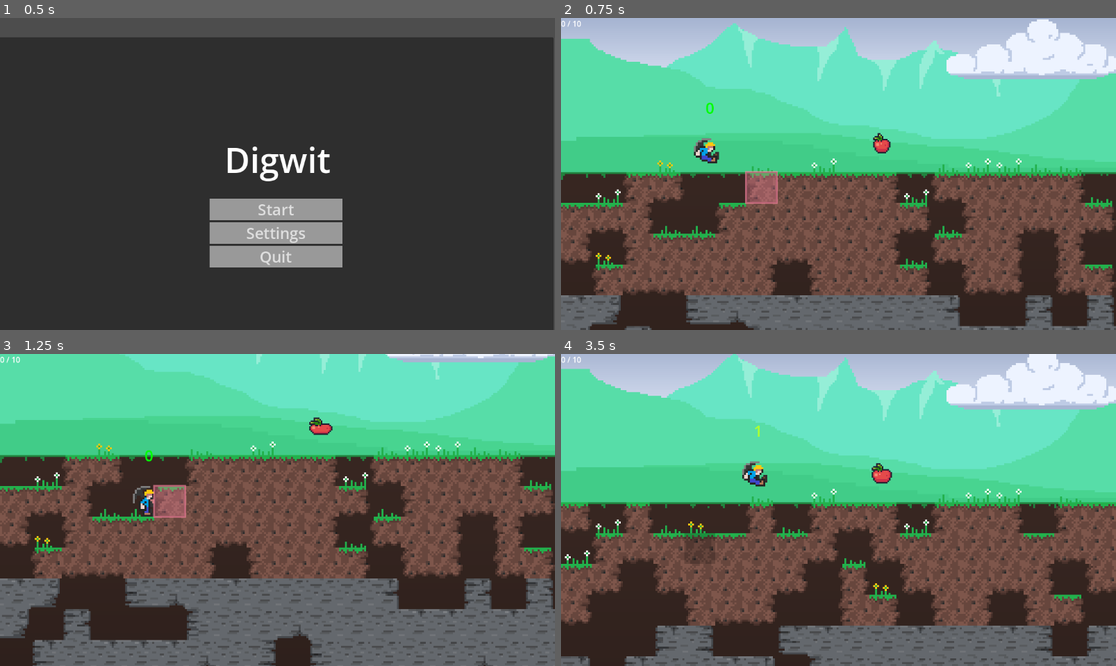
Above: before the commit, frames 1-4 (two rows, left to right).
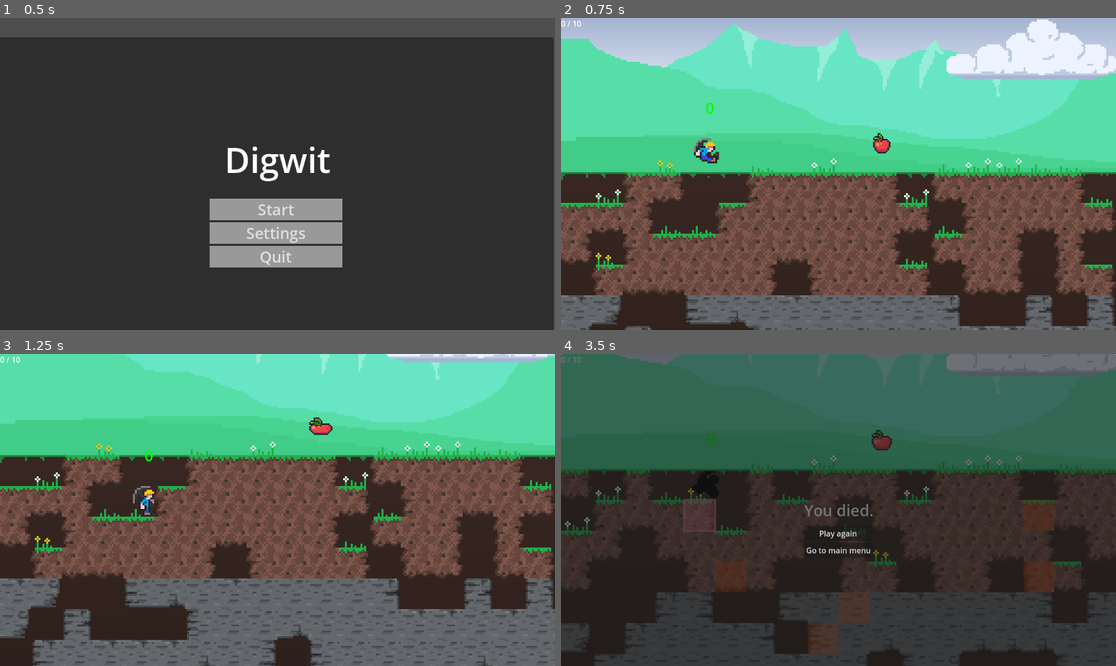
Above: after the commit, the same moments.

Repository: d-v-b/ld58
Game: Godot game, scene res://scenes/main_menu.tscn
The game is run twice, just before and just after one commit, with the same random seed, the same clock (stepped at 60 frames per second) and the same inputs.
Inputs (mouse positions are in pixels of both pictures, inside the frame that each line leads up to):
- Up to frame 1 (0.5 s): no input
- Up to frame 2 (0.75 s): click "Start" at 0.5 s
- Up to frame 3 (1.25 s): no input
- Up to frame 4 (3.5 s): move the mouse to (577, 363) at 1.27 s; hold D (move_right) 1.28-2 s; tap X (action_die) at 1.35 s; tap Space (action_jump) at 1.52, 3.02 s; click "Play again" at 2 s; move the mouse to (727, 525) at 2.77 s; hold D (move_right) from 2.78 s (still down); tap F (action_mine) at 2.85 s

Frame 1 is identical in both runs. In frame 2, 0.6% of the frame differs, in the area x 33-40%, y 48-60%; in frame 3, 0.6%; in frame 4, 87%, in the area x 0-100%, y 0-100%.

Commit message:
blocks have 2 hp

Diff:
--- a/Collector/scenes/mining_direction.tscn
+++ b/Collector/scenes/mining_direction.tscn
@@ -2,5 +2,5 @@
 
 [ext_resource type="Script" uid="uid://cuc4q54pydkmv" path="res://scripts/mining_direction.gd" id="1_gomnu"]
 
-[node name="MiningDirection" type="RayCast2D"]
+[node name="MiningDirection" type="Node2D"]
 script = ExtResource("1_gomnu")
--- a/Collector/scenes/player.tscn
+++ b/Collector/scenes/player.tscn
@@ -209,7 +209,6 @@
 default_color = Color(0.10200001, 0.3011999, 0.6, 0)
 
 [node name="MiningDirection" parent="." node_paths=PackedStringArray("block_selector") instance=ExtResource("2_g2els")]
-collision_mask = 4
 block_selector = NodePath("../MiningBlockSelector")
 
 [node name="MiningBlockSelector" parent="." instance=ExtResource("3_qhqgy")]
--- a/Collector/scripts/mining_blocks/standard.gd
+++ b/Collector/scripts/mining_blocks/standard.gd
@@ -2,5 +2,5 @@
 
 func _init(_world : World2D, world_position: Vector2, _tile_position: Vector2i) -> void:
 	super._init(_world, world_position, _tile_position)
-	health = 3
-	max_health = 3
+	health = 2
+	max_health = 2
--- a/Collector/scripts/mining_direction.gd
+++ b/Collector/scripts/mining_direction.gd
@@ -1,20 +1,44 @@
-extends RayCast2D
+extends Node2D
 
-@export var mining_length: int = 100
+@export var mining_range: float = 100.0
 @export var block_selector: MiningBlockSelector
 
 func _process(delta: float) -> void:
-	var mouse_pos := get_local_mouse_position()
-	target_position = mouse_pos.normalized() * mining_length
+	var mouse_pos: Vector2 = get_global_mouse_position()
+	var player_pos: Vector2 = get_parent().global_position
 
-	var collider := get_collider()
-	var corrected_collision_point := correct_collision_point(get_collision_point())
+	# Get the tile map
+	var tile_map = get_node("/root/Main/TileMapLayer")
+	if not tile_map:
+		block_selector.current = null
+		return
 
-	var block = collider.get_grid_cell(collider.position_world_to_grid(corrected_collision_point)) if collider is WorldTile else null
-	block_selector.current = block
+	# Find the closest block to the mouse within mining range
+	var closest_block: MiningBlock = null
+	var closest_distance := mining_range + 1.0  # Start beyond range
 
-func correct_collision_point(collision_point: Vector2, correction_factor: float = 0.1) -> Vector2:
-	var corrected_collision_point: Vector2
-	corrected_collision_point.x = (collision_point.x - correction_factor) if collision_point.x < get_parent().position.x else (collision_point.x + correction_factor)
-	corrected_collision_point.y = (collision_point.y - correction_factor) if collision_point.y < get_parent().position.y else (collision_point.y + correction_factor)
-	return corrected_collision_point
+	# Convert mining range to grid cell radius
+	var cell_radius = int(ceil(mining_range / tile_map.tile_set.tile_size.x)) + 1
+	var player_grid_pos = tile_map.position_world_to_grid(player_pos)
+
+	# Check all cells within range
+	for dy in range(-cell_radius, cell_radius + 1):
+		for dx in range(-cell_radius, cell_radius + 1):
+			var check_pos = player_grid_pos + Vector2i(dx, dy)
+
+			# Skip if out of bounds
+			if check_pos.y < 0 or check_pos.y >= tile_map.grid.size() or check_pos.x < 0 or check_pos.x >= tile_map.grid[0].size():
+				continue
+
+			var cell = tile_map.grid[check_pos.y][check_pos.x]
+			if cell and cell.mining_block and cell.value != 0:
+				# Check if block is within mining range of player
+				var distance_from_player = player_pos.distance_to(cell.world_position)
+				if distance_from_player <= mining_range:
+					# Check if this block is closer to the mouse than previous closest
+					var distance_from_mouse = mouse_pos.distance_to(cell.world_position)
+					if distance_from_mouse < closest_distance:
+						closest_distance = distance_from_mouse
+						closest_block = cell.mining_block
+
+	block_selector.current = closest_block
--- a/Collector/scripts/player.gd
+++ b/Collector/scripts/player.gd
@@ -28,8 +28,7 @@
 	if is_on_floor(): wall_jumps_since_floor = 0
 
 	var tile_map = get_node("/root/Main/TileMapLayer")
-	var grid_pos = tile_map.position_world_to_grid(global_position)
-	var bombs_nearby = tile_map.count_adjacent_bombs(grid_pos)
+	var bombs_nearby = tile_map.count_bombs_in_range(global_position, 100.0)  # Match mining range
 	#print("Bombs near player: ", bombs_nearby)
 
 	bomb_label.update_count(bombs_nearby)
--- a/Collector/scripts/world_tile.gd
+++ b/Collector/scripts/world_tile.gd
@@ -186,8 +186,32 @@
 		var check = grid_position + dir
 		if check.y >= 0 and check.y < grid.size() and check.x >= 0 and check.x < grid[0].size():
 				var cell = grid[check.y][check.x]
-				if cell and cell.is_bomb:
+				if cell and cell.is_bomb and cell.value != 0:
 					count += 1
+	return count
+
+func count_bombs_in_range(world_position: Vector2, max_distance: float) -> int:
+	var count = 0
+	var grid_pos = position_world_to_grid(world_position)
+
+	# Check a radius of cells (convert distance to grid cells)
+	var cell_radius = int(ceil(max_distance / tile_set.tile_size.x)) + 1
+
+	for dy in range(-cell_radius, cell_radius + 1):
+		for dx in range(-cell_radius, cell_radius + 1):
+			var check_pos = grid_pos + Vector2i(dx, dy)
+
+			# Skip if out of bounds
+			if check_pos.y < 0 or check_pos.y >= grid.size() or check_pos.x < 0 or check_pos.x >= grid[0].size():
+				continue
+
+			var cell = grid[check_pos.y][check_pos.x]
+			if cell and cell.is_bomb and cell.value != 0:
+				# Check actual distance
+				var distance = world_position.distance_to(cell.world_position)
+				if distance <= max_distance:
+					count += 1
+
 	return count
 
 func is_bomb_isolated(cell: WorldCell) -> bool:
